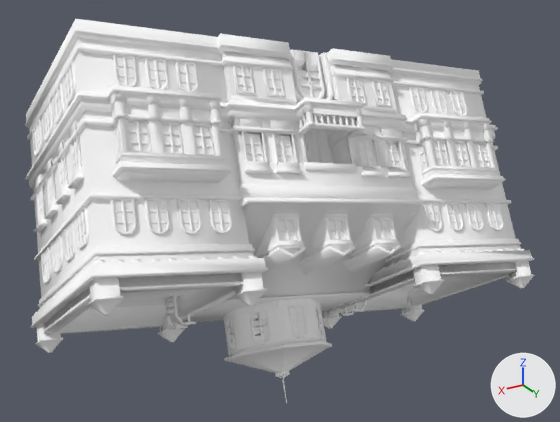
A saved change to the OBJ model Outliers_Removed0/Apartment/D00681.obj.
Camera for both pictures: a 50 mm camera at (1.528, 2.135, 0.961) aimed at (0.205, -0.071, -0.142). The axes (+X, +Y, +Z) are drawn at lower right. The lights are the same throughout. Where no turn or scale is listed for an object, it has been applied to the vertices. Vertices at the same position are counted once.

The older version as bpy lines, for what is in view:
```python
mat_material_0 = principled_material('material_0')
mat_material_0.base_color = (1.0, 1.0, 1.0)  # white #ffffff
mat_material_0.roughness = 1.0
me_d00681 = bpy.data.meshes.new('D00681')
me_d00681.from_pydata(...)  # 12682 vertices, 15474 faces; spans x -0.68..1.09, y -0.66..0.47, z -0.79..0.59
me_d00681.materials.append(mat_material_0)  # white #ffffff
ob_d00681 = bpy.data.objects.new('D00681', me_d00681)
ob_d00681.location = (0.0, 0.0, 0.0)
```
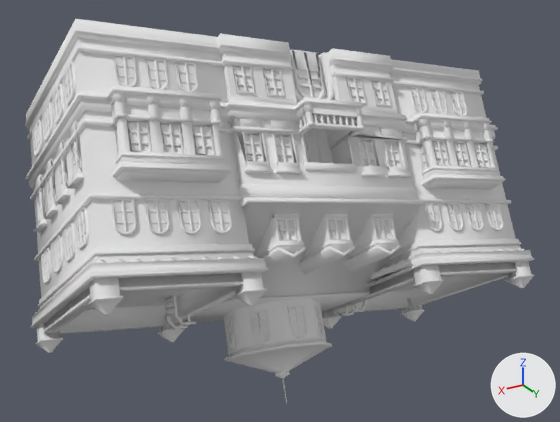
Boxes [x1, y1, x2, y2] around the edits, measured in the pictures (560 x 422 px):
'D00681', recoloured, reshaped
    both: [25, 19, 535, 403]
part 1 of me_d00681, deleted
    before: [129, 67, 468, 240]
part 2 of me_d00681, cut back
    before: [31, 49, 534, 403]
    after: [37, 77, 497, 336]

Patch to the scene script:
```diff
--- a/Outliers_Removed0/Apartment/D00681.obj.py
+++ b/Outliers_Removed0/Apartment/D00681.obj.py
@@ mat_material_0 @@
 mat_material_0 = principled_material('material_0')
-mat_material_0.base_color = (1.0, 1.0, 1.0)  # white #ffffff
+mat_material_0.base_color = (0.8, 0.8, 0.8)  # white #e7e7e7
 mat_material_0.roughness = 1.0
@@ me_d00681 @@
 # used by ob_d00681; location = (0.0, 0.0, 0.0)
-me_d00681.from_pydata(...)  # 12682 vertices, 15474 faces; spans x -0.68..1.09, y -0.66..0.47, z -0.79..0.59
+me_d00681.from_pydata(...)  # 11712 vertices, 14908 faces; spans x -0.68..1.09, y -0.66..0.47, z -0.79..0.59
+# me_d00681 part 1: 13 loose pieces with 52 vertices, spanning x -0.42..0.85, y -0.03..0.31, z -0.1..0.41, are deleted
+# me_d00681 part 2: 59 vertices moved within x -0.6..1.02, y -0.42..0.32, z -0.67..0.43; 910 vertices removed from x -0.66..1.08, y -0.57..0.46, z -0.78..0.49
 me_d00681.materials.append(mat_material_0)
```
